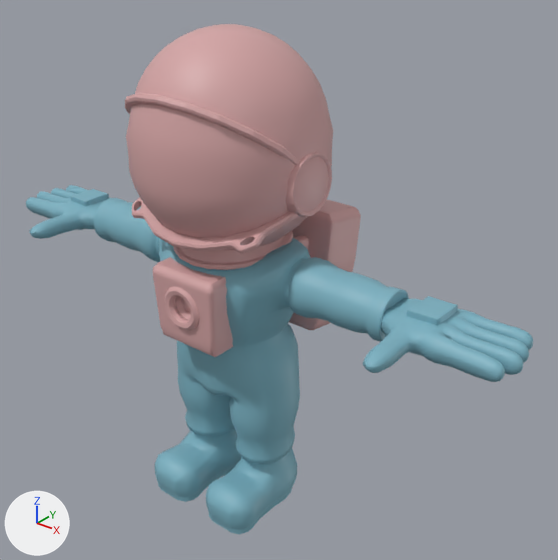
Before and after pictures for a commit that changed the FBX model Meshes/character1_idle.fbx.
One viewpoint serves both versions: a 50 mm camera at (0.0848, -0.0931, 0.1054) aimed at (0.0053, 0.0062, 0.0438). The axes (+X, +Y, +Z) are drawn at lower left. The lights are the same throughout. Where no turn or scale is listed for an object, it has been applied to the vertices.

Before the edit, the objects in view are built like this:
```python
mat_character1_idle_lower = principled_material('character1_idle_Lower')
mat_character1_idle_lower.base_color = (0.201, 0.444, 0.54)  # cyan #7cb2c2
mat_character1_idle_upper = principled_material('character1_idle_Upper')
mat_character1_idle_upper.base_color = (0.663, 0.377, 0.377)  # pink #d5a5a5
me_mesh = bpy.data.meshes.new('Mesh')
me_mesh.from_pydata(...)  # 6329 vertices, 12620 faces; spans x -0.0545..0.0546, y -0.017..0.0215, z 0.0..0.0885
# faces by material slot: [8282, 4338]
me_mesh.materials.append(mat_character1_idle_lower)  # cyan #7cb2c2
me_mesh.materials.append(mat_character1_idle_upper)  # pink #d5a5a5
ob_hand3_hand3_polysurface7 = bpy.data.objects.new('hand3:hand3:polySurface7', me_mesh)
ob_hand3_hand3_polysurface7.location = (0.0, 0.0, 0.0)
```
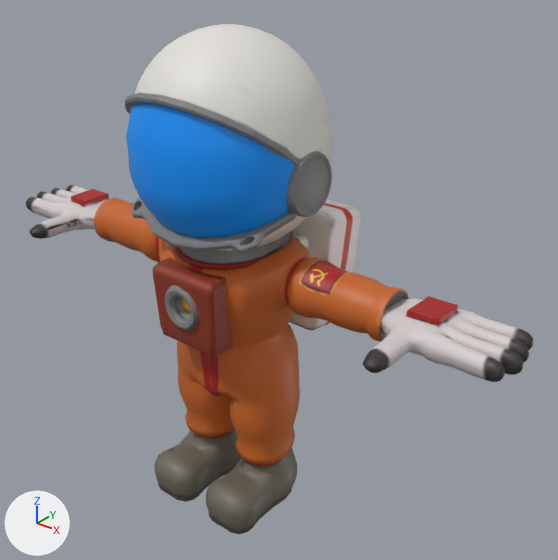
Changed parts and their boxes [x1, y1, x2, y2] in the pictures (558 x 560 px):
'hand3:hand3:polySurface7', surface changed: [26, 24, 533, 534] in both

Diff of the bpy script that builds the scene:
```diff
--- a/Meshes/character1_idle.fbx.py
+++ b/Meshes/character1_idle.fbx.py
@@ img_kosmonaut_k2sg_diffuse_png @@
+img_kosmonaut_k2sg_diffuse_png = load_image('Kosmonaut_K2SG_Diffuse.png', '../Textures/Kosmonaut_K2SG_Diffuse.png', 1024, 1024, 'sRGB')
@@ img_kosmonaut_k1sg_diffuse_png @@
+img_kosmonaut_k1sg_diffuse_png = load_image('Kosmonaut_K1SG_Diffuse.png', '../Textures/Kosmonaut_K1SG_Diffuse.png', 1024, 1024, 'sRGB')
@@ mat_character1_idle_lower @@
 mat_character1_idle_lower = principled_material('character1_idle_Lower')
-mat_character1_idle_lower.base_color = (0.201, 0.444, 0.54)  # cyan #7cb2c2
+mat_character1_idle_lower.texture = img_kosmonaut_k1sg_diffuse_png
@@ mat_character1_idle_upper @@
 mat_character1_idle_upper = principled_material('character1_idle_Upper')
-mat_character1_idle_upper.base_color = (0.663, 0.377, 0.377)  # pink #d5a5a5
+mat_character1_idle_upper.texture = img_kosmonaut_k2sg_diffuse_png
@@ me_mesh @@
 me_mesh.from_pydata(...)  # 6329 vertices, 12620 faces; spans x -0.0545..0.0546, y -0.017..0.0215, z 0.0..0.0885
 # used by ob_hand3_hand3_polysurface7; location = (0.0, 0.0, 0.0)
+# me_mesh part 1: texture (UV) coordinates of 12620 of 12620 faces, centred in x -0.0545..0.0545, y -0.0166..0.0215, z 0.0..0.0884, changed; they spanned u 0.03..0.46, v 0.4..0.88 and now span u 0.01..1.0, v 0.01..0.97
 me_mesh.materials.append(mat_character1_idle_lower)
```
